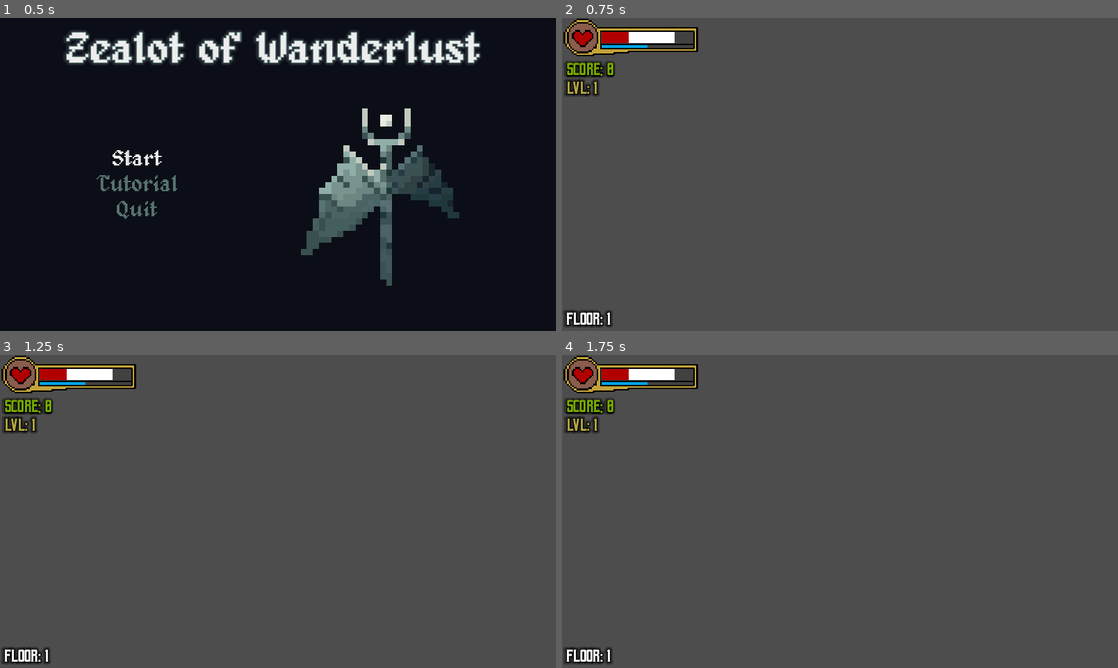
Above: before the commit, frames 1-4 (two rows, left to right).
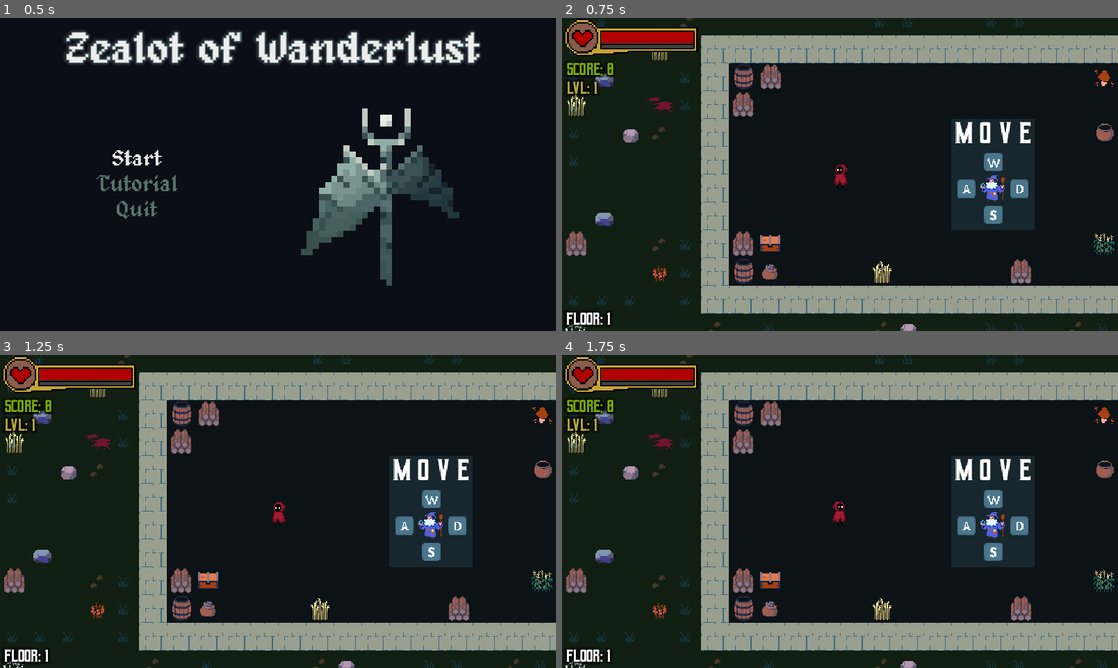
Above: after the commit, the same moments.

Repository: WizardsNStuff/Zealot-of-Wanderlust
Game: Godot game, scene res://Scenes/wizard_game.tscn
Two runs of this game, one before a commit and one after it. Both use one fixed random seed, a clock stepped at 60 frames per second and the inputs below. The engine's default icon, where the game draws it, is replaced by a stand-in: a white triangle on a blue panel in a dark square.
Inputs:
- Up to frame 1 (0.5 s): no input
- Up to frame 2 (0.75 s): click "Tutorial" at 0.5 s
- Up to frame 3 (1.25 s): no input
- Up to frame 4 (1.75 s): tap Enter at 1.25 s; hold Right (attack_right) from 1.28 s (still down)

Frame 1 is identical in both runs. In frame 2, 98% of the frame differs, in the area x 0-100%, y 0-100%; in frame 3, 98%; in frame 4, 98%.
Error before the commit: Invalid access to property or key 'current_dungeon_floor' on a base object of type 'Nil'. (res://Scripts/controller.gd:87)

Commit message:
tutorial scene loading and unloading works - tutorial bugs fixed

Diff:
--- a/zealot-of-wanderlust/Scenes/tutorial.tscn
+++ b/zealot-of-wanderlust/Scenes/tutorial.tscn
@@ -835,10 +835,6 @@
 position = Vector2(2787, -120)
 tutorial = NodePath("..")
 
-[node name="c8" parent="." node_paths=PackedStringArray("tutorial") instance=ExtResource("8_oe2h4")]
-position = Vector2(2865, -120)
-tutorial = NodePath("..")
-
 [node name="Dialogue1" parent="." instance=ExtResource("9_gqv30")]
 position = Vector2(99, -120)
 
--- a/zealot-of-wanderlust/Scripts/controller.gd
+++ b/zealot-of-wanderlust/Scripts/controller.gd
@@ -77,6 +77,13 @@
 		if right != null:
 			right.trim(trim_amount)
 
+func load_tutorial() -> void:
+	var tutorial_scene = load("res://Scenes/tutorial.tscn")
+	var tutorial_instance = tutorial_scene.instantiate()
+	model.tutorial_data = tutorial_instance
+	model.add_child(tutorial_instance)
+	model.move_child(tutorial_instance, 0)
+
 func start_tutorial() -> void:
 	model.in_tutorial = true
 
@@ -86,12 +93,6 @@
 	view.floor_label.visible = true
 	view.floor_label.text = "FLOOR: " + str(proc_gen_data.current_dungeon_floor)
 	view.score_label.text = "SCORE: " + str(player.score)
-
-	var tutorial_scene = load("res://Scenes/tutorial.tscn")
-	var tutorial_instance = tutorial_scene.instantiate()
-	model.tutorial_data = tutorial_instance
-	model.add_child(tutorial_instance)
-	model.move_child(tutorial_instance, 0)
 
 	model.tutorial_data.controller = self
 	player.position = Vector2i.ZERO
@@ -152,7 +153,7 @@
 	timer.one_shot = true
 	timer.timeout.connect(tutorial_damage_section_timeout.bind(timer, original_player_damage, original_player_speed))
 	model.tutorial_data.add_child(timer)
-	timer.start(0.5)
+	timer.start(2.5)
 
 func tutorial_damage_section_timeout(timer, original_player_damage, original_player_speed) -> void:
 	timer.queue_free()
@@ -164,6 +165,17 @@
 	timer.queue_free()
 	player.speed = original_player_speed
 
+func tutorial_key_timer() -> void:
+	var timer = Timer.new()
+	timer.one_shot = true
+	timer.timeout.connect(key_timer_timeout.bind(timer))
+	model.tutorial_data.add_child(timer)
+	timer.start(6)
+
+func key_timer_timeout(timer) -> void:
+	timer.queue_free()
+	give_player_key()
+
 func clear_enemy_spawner():
 	for child in model.enemy_spawner.get_children():
 		child.queue_free()
@@ -177,6 +189,9 @@
 	timer.timeout.connect(tutorial_pause_timer_timeout.bind(timer, original_player_speed))
 	model.tutorial_data.add_child(timer)
 	timer.start(time)
+
+func tutorial_complete() -> void:
+	view.exit_to_main_menu()
 
 func stop_tutorial() -> void:
 	model.call_deferred("remove_child", model.tutorial_data)
--- a/zealot-of-wanderlust/Scripts/tutorial.gd
+++ b/zealot-of-wanderlust/Scripts/tutorial.gd
@@ -59,14 +59,12 @@
 			"the staircase can be acessed by using a key",
 			"the staircase takes you up to the next floor where enemies get stronger"
 			]
+			controller.tutorial_key_timer()
 			d7.start_dialogue()
 			controller.tutorial_pause(12)
-		"c8":
-			controller.give_player_key()
-
 
 func _on_stairs_body_entered(body: Node2D) -> void:
-	controller.stop_tutorial()
+	controller.tutorial_complete()
 
 func _physics_process(delta: float) -> void:
 	if !temp_wall_broken:
--- a/zealot-of-wanderlust/Scripts/view.gd
+++ b/zealot-of-wanderlust/Scripts/view.gd
@@ -25,6 +25,8 @@
 	health_bar.show()
 
 func start_tutorial() -> void:
+	controller.load_game()
+	controller.load_tutorial()
 	get_tree().paused = false
 	controller.start_tutorial()
 	Input.mouse_mode = Input.MOUSE_MODE_HIDDEN
@@ -112,6 +114,8 @@
 
 func exit_to_main_menu() -> void:
 	controller.unload_game()
+	if model.in_tutorial:
+		controller.stop_tutorial()
 	controller.unpause_game()
 	Input.mouse_mode = Input.MOUSE_MODE_VISIBLE
 	pause_menu_node.hide()
